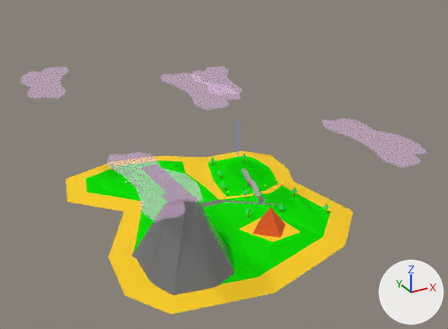
Renders of the Blender file SDL2_stuff/3DGraphics/.work/3d models/islandx.blend from each side of a commit.
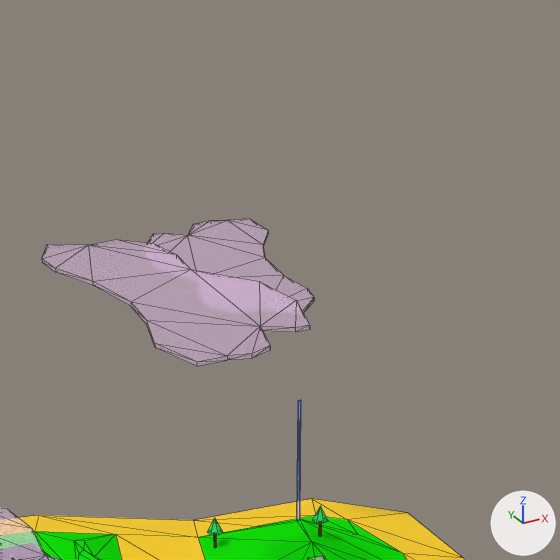
The first picture shows the older version from a camera (50 mm lens) standing at (-13.3, -26.7, 15.6) and looking at (1.2, -0.4, 2.4). The close-ups show the older and then the newer version on the part from 33% to 71% of the width and 0% to 51% of the height of that picture. Only the edits that show in the close-ups are written down. Every picture has the same lights, and +X, +Y and +Z are marked at lower right. The close-ups show mesh edges as thin lines.

Objects in the first close-up: 'Island', 'clouds', 'clouds.001', 'clouds.003' and 2 more.
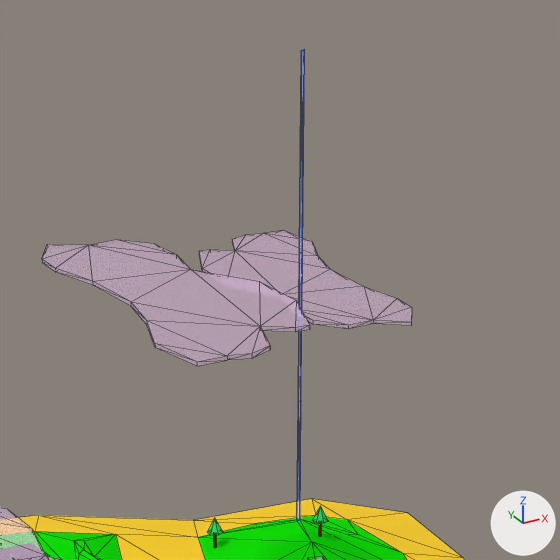
What differs and where, as boxes (x1, y1, x2, y2) in the close-ups (560 x 560 px; the box of a moved part takes in the faces that stretch with it):
'Island', reshaped: before (19, 400, 464, 560); after (19, 50, 464, 560)
'clouds.001', moved, turned: before (148, 219, 314, 314); after (199, 231, 412, 329)
part 1 of me_cube_006, added: after (298, 50, 305, 402)
part 2 of me_cube_006, moved or reshaped: (193, 515, 358, 537) in both

Diff of the bpy script that builds the scene:
```diff
--- a/SDL2_stuff/3DGraphics/.work/3d models/islandx.blend.py
+++ b/SDL2_stuff/3DGraphics/.work/3d models/islandx.blend.py
@@ mat_sbx1_36 @@
+mat_sbx1_36 = principled_material('SBX1_36')
+mat_sbx1_36.base_color = (0.0, 0.0056, 0.8)  # blue #0011e7
+mat_sbx1_36.roughness = 1.0
+mat_sbx1_36.alpha = 0.185
+mat_sbx1_36.emission_color = (0.0, 0.0367, 1.0)  # blue #0036ff
+mat_sbx1_36.emission_strength = 0.5
@@ me_cube_006 @@
 # used by ob_island; location = (0.0, 0.0, 0.0)
-me_cube_006.from_pydata(...)  # 392 vertices, 756 faces; spans x -6.4..7.3, y -8.5..8.3, z 0.0..3.1
+me_cube_006.from_pydata(...)  # 279 vertices, 525 faces; spans x -6.4..7.3, y -8.5..8.3, z 0.0..9.3
+# me_cube_006 part 1: 8 vertices added at x 4.3..4.4, y 3.6..3.7, z 5.8..9.3
+# me_cube_006 part 2: 1 vertex moved from x 4.2, y 4.8, z 0.2 to x 4.2, y 5.0, z 0.2
+# other edits to the shape of me_cube_006 do not show in these pictures
 me_cube_006.materials.append(mat_sbx_49)
@@ me_cube_006 @@
 me_cube_006.materials.append(mat_sbx_43_spire)
+me_cube_006.materials.append(mat_sbx1_36)  # blue #0011e7, glowing blue #0036ff
@@ ob_clouds_001 @@
 ob_clouds_001 = bpy.data.objects.new('clouds.001', me_plane_005)
-ob_clouds_001.location = (4.82, 6.27, 4.53)
-ob_clouds_001.rotation_euler = (0.0, 0.0, 2.881)  # degrees (0, 0, 165)
+ob_clouds_001.location = (5.74, 4.79, 4.53)
+ob_clouds_001.rotation_euler = (0.0, 0.0, 3.071)  # degrees (0, 0, 176)
 ob_clouds_001.scale = (1.4, 2.17, 1.0)
```
